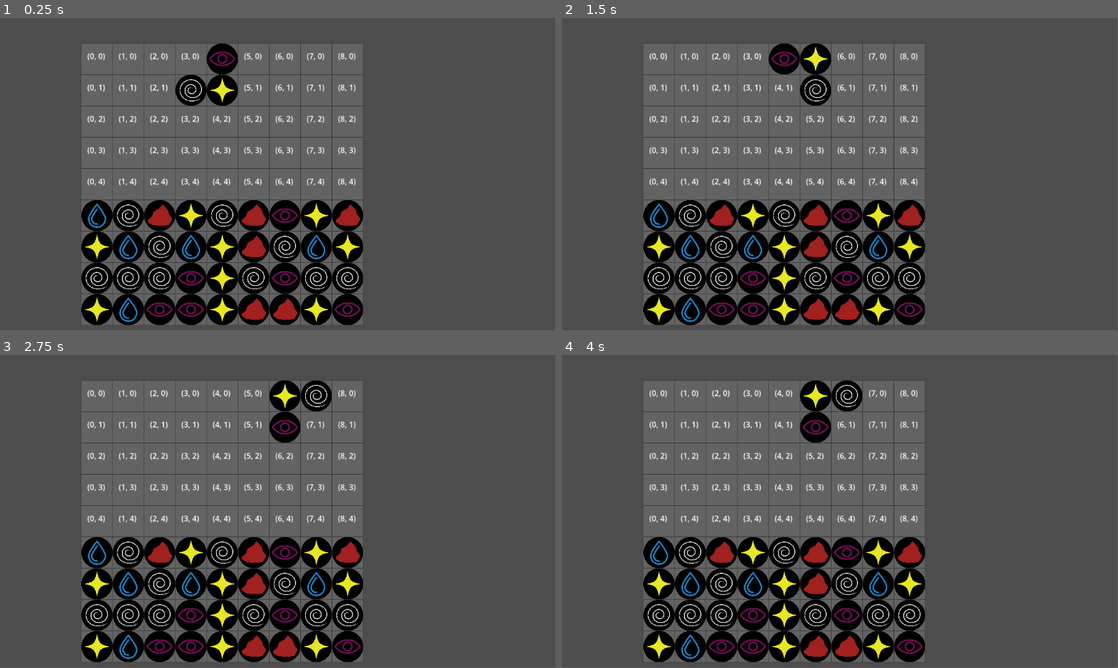
Above: before the commit, frames 1-4 (two rows, left to right).
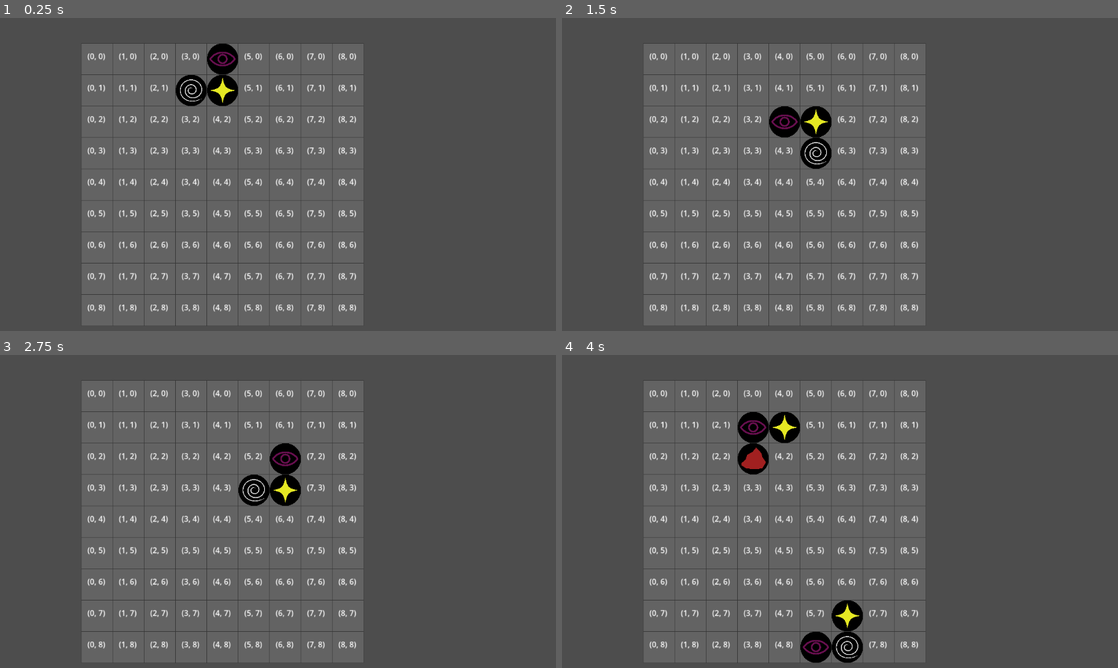
Above: after the commit, the same moments.

Repository: Jose-YP/PuzzlePrototype
Game: Godot game, scene res://Scenes/Main.tscn
Two runs of this game, one before a commit and one after it. Both use one fixed random seed, a clock stepped at 60 frames per second and the inputs below.
Inputs:
- Up to frame 1 (0.25 s): no input
- Up to frame 2 (1.5 s): tap Enter (ui_accept) at 0.5, 0.6, 0.77, 1.07, 1.35 s; hold Right (ui_right) 0.53-1.28 s; hold Down (ui_down) from 1.28 s (still down)
- Up to frame 3 (2.75 s): tap Enter (ui_accept) at 1.52, 1.82, 2.1 s; release Down (ui_down) at 2.03 s; hold Right (ui_right) from 2.03 s (still down)
- Up to frame 4 (4 s): tap Enter (ui_accept) at 2.75, 2.85, 3.02, 3.32, 3.6, 3.77 s; release Right (ui_right) at 2.78 s; hold Up (ui_up) 2.78-3.53 s; hold Left (ui_left) from 3.53 s (still down)
The window is 799x449 before the commit and 800x450 after it. Grey fills any space a smaller window leaves; there, only what the larger window draws over its background counts as a difference.

The runs differ from the first frame. In frame 1, 18% of the frame differs, in the area x 14-66%, y 8-99%; in frame 2, 20%; in frame 3, 20%; in frame 4, 20%.

Commit message:
Soft Drop possible, debugging hard drop

Diff:
--- a/Code/Scenes/Board.gd
+++ b/Code/Scenes/Board.gd
@@ -10,6 +10,8 @@
 #Variables
 var board: Array[Array]
 var currentPiece: Node2D
+var inputHoldTime: float = 0
+var held: bool = false
 
 #______________________________
 #INITIALIZATION
@@ -25,7 +27,13 @@
 	#Make board and start the game
 	board = make_grid()
 	spawn_piece()
-	fill_board()
+	#Make debugging easier
+	if rules.debug_fills & 1:
+		fill_board()
+	if rules.debug_fills & 2:
+		fill_column()
+	if rules.debug_fills & 4:
+		make_overhang()
 
 func make_grid() -> Array[Array]:
 	var array: Array[Array] = []
@@ -84,20 +92,15 @@
 	currentPiece.positions[1].global_position = grid_to_pixel(firstPos)
 	currentPiece.positions[2].global_position = grid_to_pixel(secondPos)
 
-	#print("Rotation: ", currentPiece.rot.rotation_degrees, "Center: ", pos,"\n",
-	#" First: ", currentPiece.pieces[1].currentType, firstPos, currentPiece.positions[1].global_position,
-	#"\n Second: ", currentPiece.pieces[2].currentType, secondPos, currentPiece.positions[2].global_position)
-
 func rotate_pop() -> bool:
 	return false
 
 func move_piece(ammount, direction = "X") -> void:
 	for i in range(currentPiece.gridPos.size()):
 		var pos: Vector2 = currentPiece.gridPos[i]
-		var check = board[pos.x][pos.y]
 		#Only clear own piece
-		if check == currentPiece.pieces[i]:
-			check = null
+		if board[pos.x][pos.y] == currentPiece.pieces[i]:
+			board[pos.x][pos.y] = null
 
 		#move piece
 		if direction == "X":
@@ -132,20 +135,72 @@
 	if Input.is_action_just_pressed("ui_right") and can_move("Right"):
 		move_piece(1)
 
+	if Input.is_anything_pressed():
+		currentPiece.sync_position()
+
+func hard_drop(target) -> void:
+	print("From: ",currentPiece.gridPos, " To: ", target)
+	for i in (currentPiece.pieces.size()):
+		var pos: Vector2 = target[i]
+		board[currentPiece.gridPos[i].x][currentPiece.gridPos[i].y] = null
+
+		currentPiece.gridPos[i] = pos
+		board[pos.x][pos.y] = currentPiece.pieces[i]
+		currentPiece.positions[i].global_position = grid_to_pixel(pos)
+
+func drop() -> void:
 	#Both drop, up is hard drop, down is soft drop
 	if Input.is_action_just_pressed("ui_up"):
-		pass
+		hard_drop(find_drop_bottom(currentPiece))
+		currentPiece.sync_position()
+		place()
 	if Input.is_action_just_pressed("ui_down") and can_move("Down"):
-		move_piece(-1, "Y")
-
-	if Input.is_anything_pressed():
+		move_piece(1, "Y")
 		currentPiece.sync_position()
-
-func _process(_delta) -> void:
+		$Timers/SoftDrop.start()
+
+func place() -> void:
+	for i in range(currentPiece.pieces.size()):
+		var orgPos = find_piece(currentPiece.pieces[i])
+		board[orgPos.x][orgPos.y] = null
+		var pos = currentPiece.gridPos[i]
+		board[pos.x][pos.y] = currentPiece.pieces[i]
+	print("Placed at: ", currentPiece.gridPos)
+	currentPiece.currentState = currentPiece.STATE.PLACED
+	currentPiece = null
+	spawn_piece()
+
+func _process(delta) -> void:
 	if currentPiece.currentState == currentPiece.STATE.MOVE:
 		movement()
+		drop()
 	if currentPiece.currentState == currentPiece.STATE.GROUNDED:
 		movement()
+		drop()
+
+	if Input.is_action_pressed("ui_down"):
+		inputHoldTime += delta
+		held = inputHoldTime > rules.soft_drop
+	if Input.is_action_just_released("ui_down"):
+		$Timers/SoftDrop.stop()
+		inputHoldTime = 0
+		held = false
+
+#______________________________
+#POWER
+#______________________________
+
+#______________________________
+#CHAIN
+#______________________________
+
+#______________________________
+#BARRAGE & ETC
+#______________________________
+
+#______________________________
+#REACTIONS
+#______________________________
 
 #______________________________
 #CONVERSION
@@ -162,9 +217,6 @@
 	var Xnew: int = round((piece.global_position.x - rules.origin.x) / rules.offset.x)
 	var Ynew: int = round((piece.global_position.y - rules.origin.y) / rules.offset.y)
 
-	#print("Global: ",piece.global_position.x, " Start const: ", start_pos.x,
-	#"Global: ",piece.global_position.y, " Start const: ", start_pos.y)
-	#print(Vector2(Xnew, Ynew))
 	return Vector2(Xnew, Ynew)
 
 #Adjacent array: [left,right,up,down] with null for any \wo a piece
@@ -183,8 +235,45 @@
 
 	return adjacent
 
+func find_drop_bottom(pieces) -> Array[Vector2]:
+	#Handle lowest first, higher pieces can react to lowest's movement
+	var finalPos: Array[Vector2] = pieces.gridPos.duplicate()
+	var regularIndexes: Array[int] = [0,1,2]
+	var low: Array[Vector2] = [Vector2(-1,-1), Vector2(-1,-1), Vector2(-1,-1)]
+
+	finalPos.sort_custom(func(a,b): return a.y > b.y)
+	for i in range(pieces.gridPos.size()):
+		for j in range(finalPos.size()):
+			if finalPos[j] == pieces.gridPos[i]:
+				regularIndexes[j] = i
+
+	for i in range(pieces.gridPos.size()): #Find lowest place for each piece
+		var column: int = int(finalPos[i].x)
+
+		for j in range(finalPos[i].y + 1, rules.height):
+			#First regular piece in current piece's column
+			if j >= rules.height - 1: #Floor is lowest if a piece wasn't found
+				print("Found Floor")
+				low[regularIndexes[i]] = Vector2(column,rules.height-1)
+				break
+			if board[column][j] != null:
+				#If it's not in the current peice, place it normally
+				if not pieces.in_full_piece(board[column][j]):
+					print("Found piece")
+					low[regularIndexes[i]] = Vector2(column,j-1)
+					break
+				else: #Else find where the current peice is and place it above there
+					print("Place bellow ", low[regularIndexes[i-1]], " So...", low[regularIndexes[i-1]].y - 1)
+					var above = low[regularIndexes[i-1]].y - 1
+					low[regularIndexes[i]] = Vector2(column,above)
+					break
+
+
+
+	print(pieces.gridPos, low)
+	return low
+
 func can_move(direction) -> bool:
-	print(currentPiece.pieces)
 	for i in range(currentPiece.pieces.size()):
 		var newPos: Vector2 = currentPiece.gridPos[i]
 		#Check if a piece can move horizontally or down
@@ -197,7 +286,6 @@
 				else: newPos.x += 1
 			"Down":
 				if newPos.y + 1 > rules.height - 1:
-					print("Hit Floor")
 					return false
 				else: newPos.y += 1
 			"Up":
@@ -205,14 +293,8 @@
 				else: newPos.y -= 1
 
 		var piece = board[newPos.x][newPos.y]
-		print(piece)
 		if piece != null and not currentPiece.in_full_piece(piece):
-			display_board()
-			print("Found ", piece.currentType, " in ", newPos, " bellow ",
-			currentPiece.pieces[i].currentType, currentPiece.gridPos[i])
 			return false
-		else:
-			print(piece != null, not currentPiece.in_full_piece(piece))
 
 	return true
 
@@ -247,24 +329,19 @@
 #TIMERS
 #______________________________
 func _on_soft_drop_timeout():
-	pass # Replace with function body.
+	if can_move("Down"):
+		move_piece(1, "Y")
+		currentPiece.sync_position()
+	else:
+		place()
 
 func _on_grounded_timeout():
 	pass # Replace with function body.
 
 func _on_gravity_timeout():
 	if rules.gravity_on:
-		if not can_move("Down"):
-			for i in range(currentPiece.pieces.size()):
-				var orgPos = find_piece(currentPiece.pieces[i])
-				board[orgPos.x][orgPos.y] = null
-				var pos = currentPiece.gridPos[i]
-				board[pos.x][pos.y] = currentPiece.pieces[i]
-			print("Placed at: ", currentPiece.gridPos)
-			currentPiece.currentState = currentPiece.STATE.PLACED
-			currentPiece = null
-			spawn_piece()
-
+		if not can_move("Down") and not held:
+			place()
 		else:
 			move_piece(1, "Y")
 			currentPiece.sync_position()
--- a/Resources/Basic Rules.tres
+++ b/Resources/Basic Rules.tres
@@ -10,9 +10,10 @@
 origin = Vector2(200, 85)
 start_pos = Vector2(4, 1)
 gravity = 1.0
-soft_drop = 1.0
+soft_drop = 0.7
 fail_rows = 2
 gravity_on = false
-grid_fill = 4
+debug_fills = 2
+grid_fill = 1
 column_fill = Vector2(3, 4)
 overhang_dimentions = Vector2(4, 2)
--- a/Resources/RuleMaker.gd
+++ b/Resources/RuleMaker.gd
@@ -13,6 +13,7 @@
 @export_range(0,3) var fail_rows: int = 2
 @export_group("Debug")
 @export var gravity_on: bool = true
+@export_flags("Grid","Column","Overhang") var debug_fills: int = 0
 @export_range(0,9) var grid_fill: int = 4
 @export var column_fill: Vector2 = Vector2(3,4)
 @export var overhang_dimentions: Vector2 = Vector2(4,2)
--- a/project.godot
+++ b/project.godot
@@ -19,6 +19,11 @@
 [autoload]
 
 Globals="*res://Code/Globals/Globals.gd"
+
+[display]
+
+window/size/always_on_top=true
+window/stretch/mode="viewport"
 
 [input]
 
